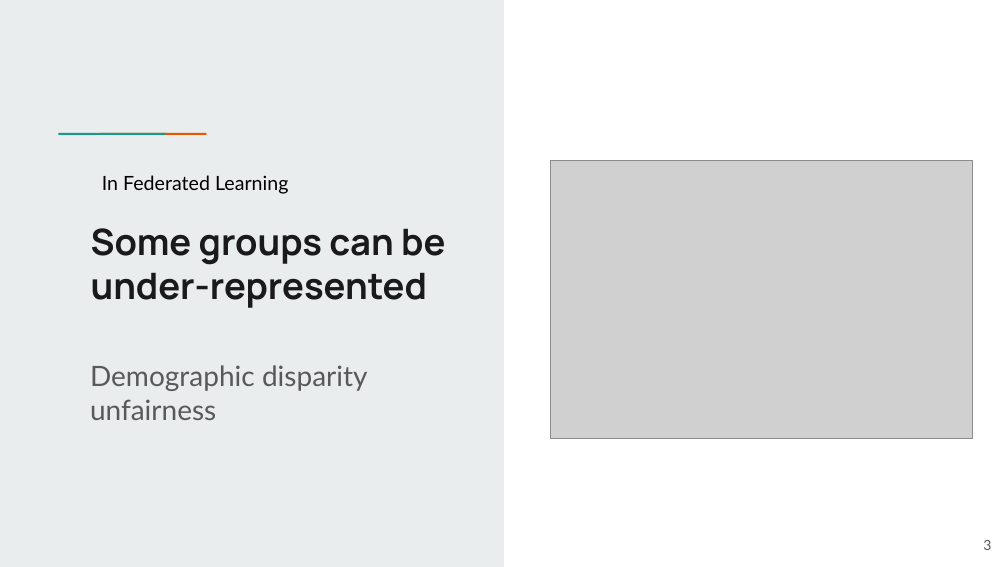
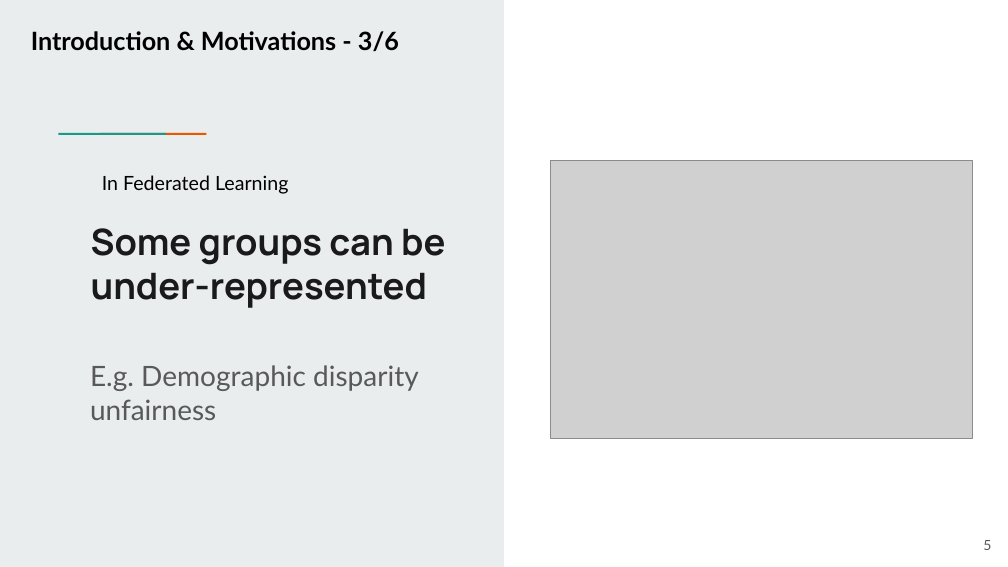
Before and after one commit to Roy160398/-Z-Fed---A-ZKP-Federated-Framework-to-Support-Balanced-Learning, a slide deck: slide 5 of docs/documentation/viva-presentation.pptx (slide 3 before the commit). Drawn at 1008x567 pixels with LibreOffice and Linux fonts; fonts in the diff are those of the drawing; grey boxes stand for pictures. Boxes give left, top, right and bottom in pixels: in the first picture for what was removed or moved away, otherwise in the second. Text is boxed around its words. In the diff, an @@ line names an element or a change of style, - is before the commit and + after.

```diff
--- a/docs/documentation/viva-presentation.pptx
+++ b/docs/documentation/viva-presentation.pptx
@@ text added at (x1=31, y1=31, x2=399, y2=52), 18 pt, text #000000, bold @@
+Introduction & Motivations - 3/6
@@ subtitle at (x1=90, y1=365, x2=419, y2=391): text changed @@
-Demographic disparity
+E.g. Demographic disparity
@@ page number at (x1=983, y1=540, x2=991, y2=550): text changed @@
-3
+5
```
Also in this commit, not shown: 22 other slides changed, 7 slides added, 2 slides removed.
